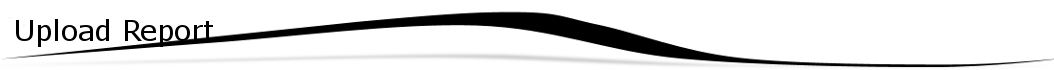
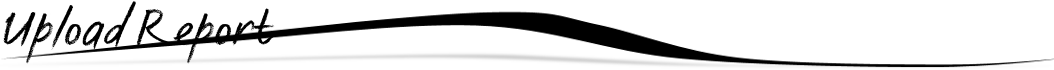
Layers edited between the first and the second (1054, 70) image:
painted on "Upload Report" over (3, 1, 275, 64)
